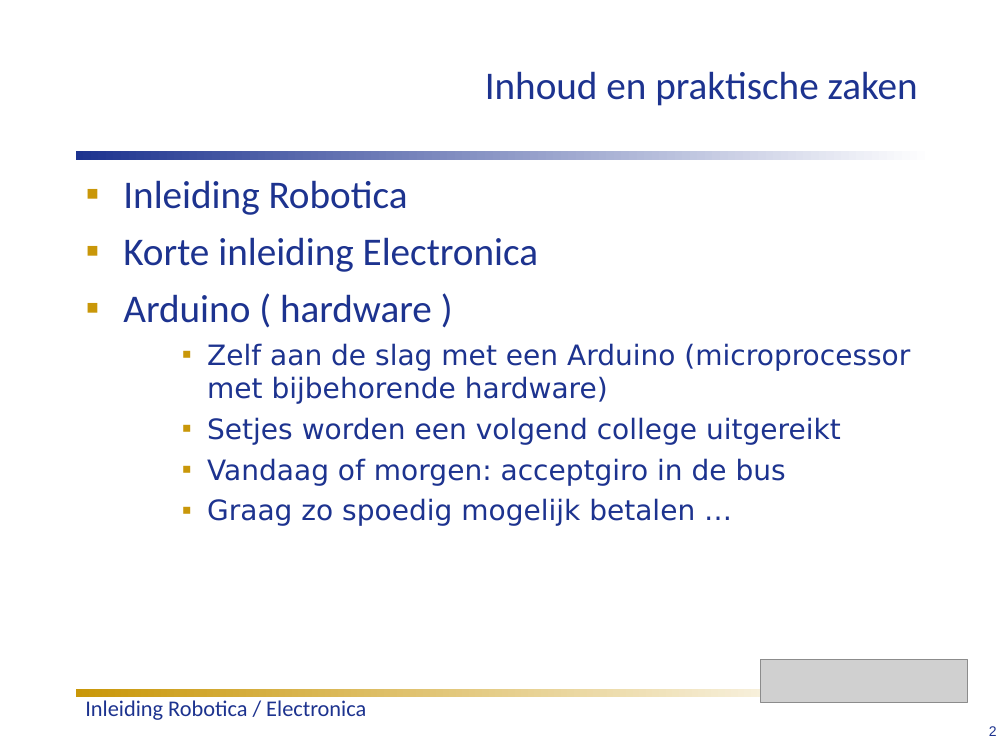
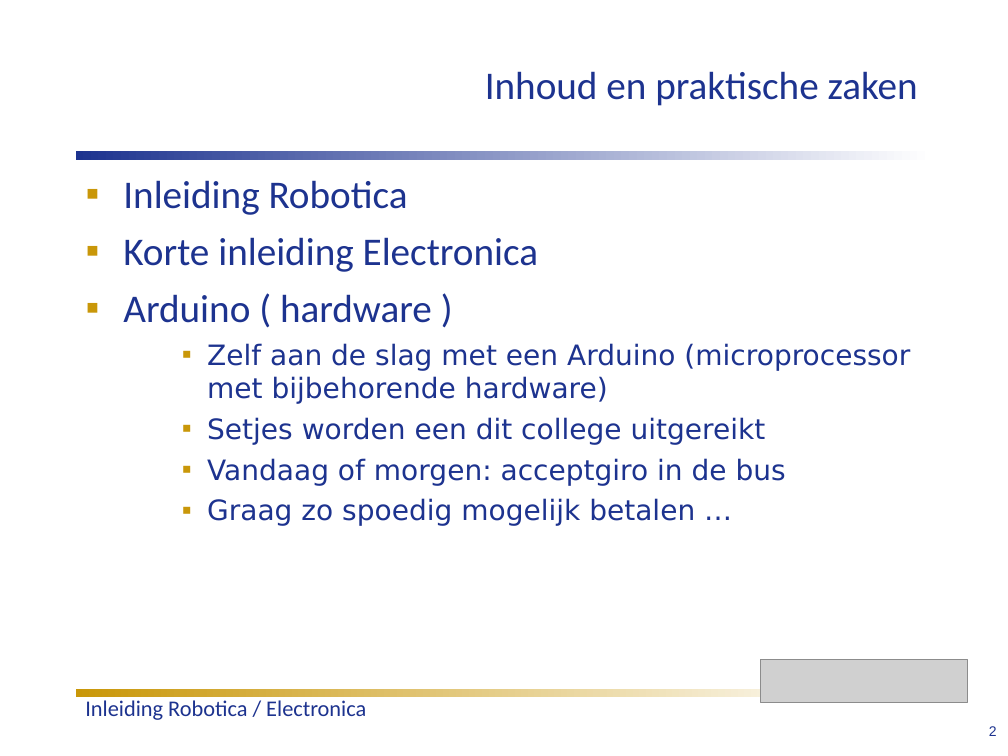
Before and after one commit to humiq/Greendevelopment, a slide deck: slide 4 of trunk/documents/Colleges/ISIROB College 1.ppt. Drawn at 1008x756 pixels with LibreOffice and Linux fonts; fonts in the diff are those of the drawing; grey boxes stand for pictures. Boxes give left, top, right and bottom in pixels: in the first picture for what was removed or moved away, otherwise in the second. Text is boxed around its words. In the diff, an @@ line names an element or a change of style, - is before the commit and + after.

```diff
--- a/trunk/documents/Colleges/ISIROB College 1.ppt
+++ b/trunk/documents/Colleges/ISIROB College 1.ppt
@@ text at (207, 417, 766, 445): text changed @@
-    ▪ Setjes worden een volgend college uitgereikt
+    ▪ Setjes worden een dit college uitgereikt
```
Also in this commit, not shown: 3 other slides changed, 5 other files.
